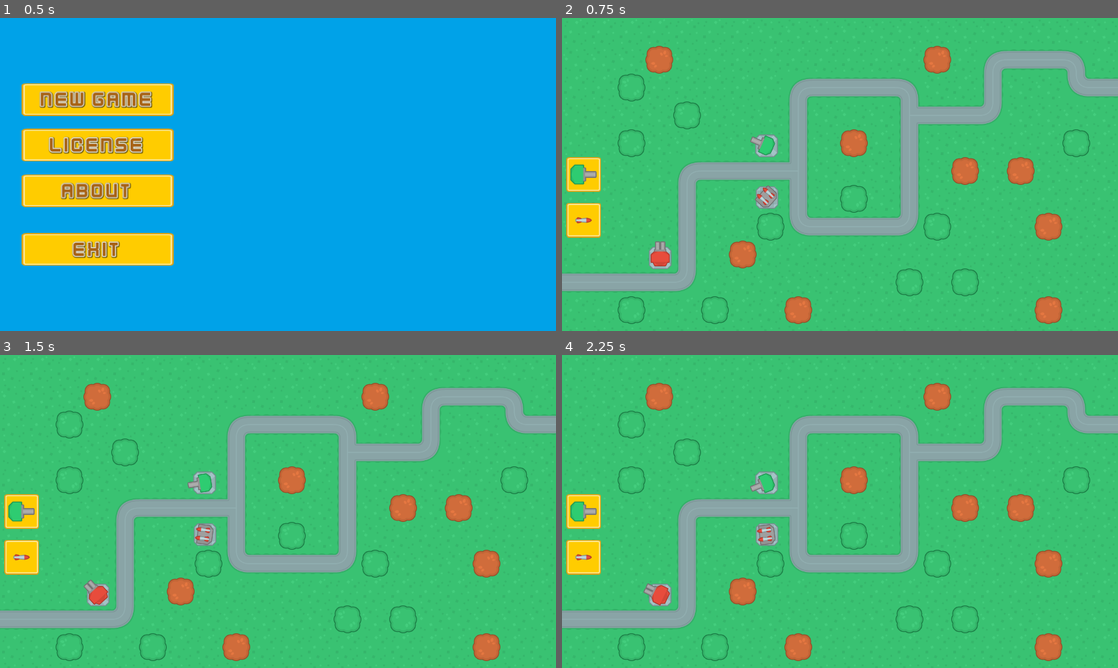
Above: before the commit, frames 1-4 (two rows, left to right).
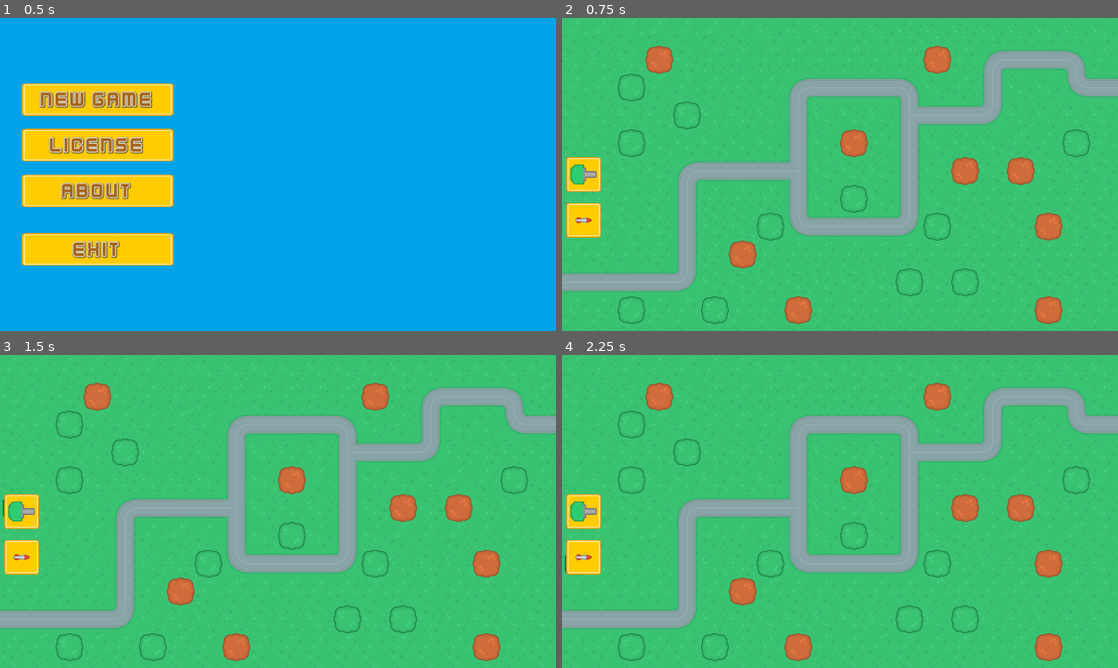
Above: after the commit, the same moments.

Repository: cainant/tower_defense
Game: Godot game, scene res://scene_handler.tscn
Same seed, same stepped clock (60 frames per second), same inputs: the game is played once before the commit and once after it.
Inputs (mouse positions are in pixels of both pictures, inside the frame that each line leads up to):
- Up to frame 1 (0.5 s): no input
- Up to frame 2 (0.75 s): click "New Game" at 0.5 s
- Up to frame 3 (1.5 s): click (22, 511) at 1.25 s
- Up to frame 4 (2.25 s): click (584, 558) at 2 s

Frame 1 is identical in both runs. In frame 2, 0.8% of the frame differs, in the area x 15-39%, y 37-81%; in frame 3, 0.8%, in the area x 0-39%, y 37-81%; in frame 4, 0.8%.

Commit message:
build_towers

Diff:
--- a/Scenes/Maps/map_1.tscn
+++ b/Scenes/Maps/map_1.tscn
@@ -1,13 +1,9 @@
-[gd_scene load_steps=16 format=4 uid="uid://cbtxfa2g25dov"]
+[gd_scene load_steps=13 format=4 uid="uid://cbtxfa2g25dov"]
 
 [ext_resource type="Texture2D" uid="uid://ccx5o4jcvio10" path="res://Assets/Environment/Tilesets/terrainTiles_default.png" id="1_b8ks5"]
 [ext_resource type="Texture2D" uid="uid://cqodk7sh74rfv" path="res://Assets/Environment/Props/treeBrown_large.png" id="2_1k38e"]
+[ext_resource type="Texture2D" uid="uid://bhgmfdqppfb0f" path="res://Assets/Environment/Props/Obstructed.png" id="2_ndrrk"]
 [ext_resource type="Texture2D" uid="uid://dds5gojts1oyh" path="res://Assets/Environment/Props/treeGreen_large.png" id="3_87fsc"]
-[ext_resource type="PackedScene" uid="uid://dmadnysbkspje" path="res://Scenes/Turrets/gun_tier_1.tscn" id="4_spner"]
-[ext_resource type="PackedScene" uid="uid://sawj7tnx4g6f" path="res://Scenes/Turrets/gun_tier_2.tscn" id="5_wqbbm"]
-[ext_resource type="PackedScene" uid="uid://bc7hv5pw8wj4i" path="res://Scenes/Turrets/missile_tier_1.tscn" id="6_2naxp"]
-[ext_resource type="Script" path="res://Scenes/Turrets/gun_tier_2.gd" id="6_36vji"]
-[ext_resource type="Script" path="res://Scenes/Turrets/missile_tier_1.gd" id="8_4gwrt"]
 
 [sub_resource type="TileMapPattern" id="TileMapPattern_p24ws"]
 tile_data = PackedInt32Array(0, 0, 0, 65536, 0, 1)
@@ -60,6 +56,11 @@
 tile_size = Vector2i(64, 64)
 sources/0 = SubResource("TileSetAtlasSource_vo3xn")
 pattern_0 = SubResource("TileMapPattern_p24ws")
+
+[sub_resource type="TileSetAtlasSource" id="TileSetAtlasSource_k8xk0"]
+texture = ExtResource("2_ndrrk")
+texture_region_size = Vector2i(64, 64)
+1:0/0 = 0
 
 [sub_resource type="TileSetAtlasSource" id="TileSetAtlasSource_n51np"]
 texture = ExtResource("1_b8ks5")
@@ -173,6 +174,7 @@
 sources/1 = SubResource("TileSetAtlasSource_n51np")
 sources/2 = SubResource("TileSetAtlasSource_tllhm")
 sources/3 = SubResource("TileSetAtlasSource_cbipu")
+sources/0 = SubResource("TileSetAtlasSource_k8xk0")
 
 [node name="Map1" type="Node2D"]
 
@@ -184,15 +186,4 @@
 tile_map_data = PackedByteArray("AAD+/wkAAQAFAAEAAAD//wkAAQACAAAAAAAAAAkAAQACAAAAAAABAAkAAQACAAAAAAACAAkAAQACAAAAAAADAA …(928 unchanged characters)…
 tile_set = SubResource("TileSet_rp5wy")
 
-[node name="Node" type="Node" parent="."]
-
-[node name="GunTier1" parent="Node" instance=ExtResource("4_spner")]
-position = Vector2(471, 294)
-
-[node name="GunTier2" parent="Node" instance=ExtResource("5_wqbbm")]
-position = Vector2(226, 552)
-script = ExtResource("6_36vji")
-
-[node name="MissileTier1" parent="Node" instance=ExtResource("6_2naxp")]
-position = Vector2(472, 413)
-script = ExtResource("8_4gwrt")
+[node name="Towers" type="Node" parent="."]
--- a/Scenes/Turrets/gun_tier_2.tscn
+++ b/Scenes/Turrets/gun_tier_2.tscn
@@ -1,9 +1,11 @@
-[gd_scene load_steps=3 format=3 uid="uid://sawj7tnx4g6f"]
+[gd_scene load_steps=4 format=3 uid="uid://sawj7tnx4g6f"]
 
 [ext_resource type="Texture2D" uid="uid://bo3ibwri4nfn7" path="res://Assets/Towers/towerDefense_tile181.png" id="1_8qknr"]
+[ext_resource type="Script" path="res://Scenes/Turrets/gun_tier_2.gd" id="1_rp2y3"]
 [ext_resource type="Texture2D" uid="uid://de3iibad0vvt3" path="res://Assets/Towers/towerDefense_tile250.png" id="2_yx2v6"]
 
 [node name="GunTier2" type="Node2D"]
+script = ExtResource("1_rp2y3")
 
 [node name="Base" type="Sprite2D" parent="."]
 texture = ExtResource("1_8qknr")
--- a/Scenes/Turrets/missile_tier_1.tscn
+++ b/Scenes/Turrets/missile_tier_1.tscn
@@ -1,10 +1,12 @@
-[gd_scene load_steps=4 format=3 uid="uid://bc7hv5pw8wj4i"]
+[gd_scene load_steps=5 format=3 uid="uid://bc7hv5pw8wj4i"]
 
 [ext_resource type="Texture2D" uid="uid://iqpngu4k0kgb" path="res://Assets/Towers/towerDefense_tile180.png" id="1_tihx1"]
+[ext_resource type="Script" path="res://Scenes/Turrets/missile_tier_1.gd" id="1_y8k18"]
 [ext_resource type="Texture2D" uid="uid://cdx2e3ihni5lj" path="res://Assets/Towers/towerDefense_tile228.png" id="2_2hgcw"]
 [ext_resource type="Texture2D" uid="uid://dj8pilwv1urma" path="res://Assets/Towers/towerDefense_tile251.png" id="3_rrmtv"]
 
 [node name="MissileTier1" type="Node2D"]
+script = ExtResource("1_y8k18")
 
 [node name="Base" type="Sprite2D" parent="."]
 texture = ExtResource("1_tihx1")
--- /dev/null
+++ b/Scenes/UI/ui.gd
@@ -0,0 +1,21 @@
+extends CanvasLayer
+
+var red_color = Color(0.863, 0, 0.031, 0.75)
+var green_color = Color(0, 0.615, 0.268, 0.75)
+
+func set_tower_preview(build_type: String, mouse_position: Vector2):
+	var drag_tower = load('res://Scenes/Turrets/' + build_type + '.tscn').instantiate()
+	drag_tower.set_name('DragTower')
+
+	var control = Control.new()
+	control.modulate = green_color
+	control.add_child(drag_tower, true)
+	control.global_position = mouse_position
+	control.set_name('TowerPreview')
+	add_child(control, true)
+	move_child(control, 0)
+
+func update_tower_preview(tile_pos: Vector2, build_valid: bool):
+	var tower_preview = get_node('TowerPreview')
+	tower_preview.global_position = tile_pos
+	tower_preview.modulate = green_color if build_valid else red_color
--- /dev/null
+++ b/Scenes/game_scene.gd
@@ -0,0 +1,58 @@
+extends Node2D
+
+var map_node
+
+var build_mode = false
+var build_valid = false
+var build_location
+var build_type
+var build_tile
+
+func _ready():
+	map_node = get_node('Map1')
+
+	for i in get_tree().get_nodes_in_group('build_buttons'):
+		i.button_down.connect(initiate_build_mode.bind(i.get_name()))
+
+func _process(delta: float) -> void:
+	if build_mode:
+		update_tower_preview()
+
+func _unhandled_input(event: InputEvent) -> void:
+	if event.is_action_released("ui_accept") and build_mode:
+		verify_and_build()
+		cancel_build_mode()
+	if event.is_action_released("ui_cancel") and build_mode == true:
+		cancel_build_mode()
+
+func initiate_build_mode(tower_type: String):
+	build_mode = true
+	build_type = "%s_tier_1" % [tower_type.to_lower()]
+	get_node('UI').set_tower_preview(build_type, get_global_mouse_position())
+
+func update_tower_preview():
+	var mouse_pos = get_global_mouse_position()
+	var current_tile = map_node.get_node('TowerExclusion').local_to_map(mouse_pos)
+	var tile_pos = map_node.get_node('TowerExclusion').map_to_local(current_tile)
+
+	if map_node.get_node('TowerExclusion').get_cell_source_id(current_tile) == -1:
+		build_valid = true
+		build_location = tile_pos
+		build_tile = current_tile
+		get_node('UI').update_tower_preview(tile_pos, build_valid)
+	else:
+		build_valid = false
+		get_node('UI').update_tower_preview(tile_pos, build_valid)
+
+func verify_and_build():
+	if build_valid:
+		var new_tower = load('res://Scenes/Turrets/' + build_type + '.tscn').instantiate()
+		new_tower.position = build_location
+		map_node.get_node('Towers').add_child(new_tower, true)
+		map_node.get_node('TowerExclusion').set_cell(build_tile, 0, Vector2i(0, 1))
+		# set_cell(coords: Vector2i, source_id: int = -1, atlas_coords: Vector2i = Vector2i(-1, -1), alternative_tile: int = 0)
+
+func cancel_build_mode():
+	build_mode = false
+	build_valid = false
+	get_node('UI/TowerPreview').queue_free()
--- a/Scenes/game_scene.tscn
+++ b/Scenes/game_scene.tscn
@@ -1,15 +1,19 @@
-[gd_scene load_steps=5 format=3 uid="uid://cwt623k5vellj"]
+[gd_scene load_steps=7 format=3 uid="uid://cwt623k5vellj"]
 
+[ext_resource type="Script" path="res://Scenes/game_scene.gd" id="1_prmo1"]
 [ext_resource type="PackedScene" uid="uid://cbtxfa2g25dov" path="res://Scenes/Maps/map_1.tscn" id="1_r3bbh"]
 [ext_resource type="Texture2D" uid="uid://bj2yk2rf23qjy" path="res://Assets/UI/Buttons/button_square_flat.png" id="2_bwonx"]
 [ext_resource type="Texture2D" uid="uid://cljsi35cto863" path="res://Assets/Towers/towerDefense_tile249.png" id="3_bx0ld"]
+[ext_resource type="Script" path="res://Scenes/UI/ui.gd" id="3_xtrlb"]
 [ext_resource type="Texture2D" uid="uid://dj8pilwv1urma" path="res://Assets/Towers/towerDefense_tile251.png" id="4_lsqyl"]
 
-[node name="GameScene" type="Node"]
+[node name="GameScene" type="Node2D"]
+script = ExtResource("1_prmo1")
 
 [node name="Map1" parent="." instance=ExtResource("1_r3bbh")]
 
 [node name="UI" type="CanvasLayer" parent="."]
+script = ExtResource("3_xtrlb")
 
 [node name="HUD" type="Control" parent="UI"]
 layout_mode = 3
@@ -18,6 +22,7 @@
 anchor_bottom = 1.0
 grow_horizontal = 2
 grow_vertical = 2
+mouse_filter = 1
 
 [node name="BuildBar" type="VBoxContainer" parent="UI/HUD"]
 custom_minimum_size = Vector2(100, 400)
@@ -30,7 +35,7 @@
 grow_vertical = 0
 theme_override_constants/separation = 25
 
-[node name="Gun" type="TextureButton" parent="UI/HUD/BuildBar"]
+[node name="Gun" type="TextureButton" parent="UI/HUD/BuildBar" groups=["build_buttons"]]
 custom_minimum_size = Vector2(80, 80)
 layout_mode = 2
 size_flags_horizontal = 4
@@ -50,7 +55,7 @@
 grow_vertical = 2
 texture = ExtResource("3_bx0ld")
 
-[node name="Missile" type="TextureButton" parent="UI/HUD/BuildBar"]
+[node name="Missile" type="TextureButton" parent="UI/HUD/BuildBar" groups=["build_buttons"]]
 custom_minimum_size = Vector2(80, 80)
 layout_mode = 2
 size_flags_horizontal = 4
--- a/project.godot
+++ b/project.godot
@@ -22,3 +22,20 @@
 window/size/resizable=false
 window/stretch/mode="canvas_items"
 mouse_cursor/custom_image="res://Assets/UI/cursor_g.png"
+
+[input]
+
+ui_accept={
+"deadzone": 0.5,
+"events": [Object(InputEventKey,"resource_local_to_scene":false,"resource_name":"","device":0,"window_id":0,"alt_pressed":false,"shift_pressed":false,"ctrl_pressed":false,"meta_pressed":false,"pressed":false,"keycode":4194309,"physical_keycode":0,"key_label":0,"unicode":0,"location":0,"echo":false,"script":null)
+, Object(InputEventKey,"resource_local_to_scene":false,"resource_name":"","device":0,"window_id":0,"alt_pressed":false,"shift_pressed":false,"ctrl_pressed":false,"meta_pressed":false,"pressed":false,"keycode":4194310,"physical_keycode":0,"key_label":0,"unicode":0,"location":0,"echo":false,"script":null)
+, Object(InputEventKey,"resource_local_to_scene":false,"resource_name":"","device":0,"window_id":0,"alt_pressed":false,"shift_pressed":false,"ctrl_pressed":false,"meta_pressed":false,"pressed":false,"keycode":32,"physical_keycode":0,"key_label":0,"unicode":32,"location":0,"echo":false,"script":null)
+, Object(InputEventMouseButton,"resource_local_to_scene":false,"resource_name":"","device":-1,"window_id":0,"alt_pressed":false,"shift_pressed":false,"ctrl_pressed":false,"meta_pressed":false,"button_mask":0,"position":Vector2(0, 0),"global_position":Vector2(0, 0),"factor":1.0,"button_index":1,"canceled":false,"pressed":false,"double_click":false,"script":null)
+]
+}
+ui_cancel={
+"deadzone": 0.5,
+"events": [Object(InputEventKey,"resource_local_to_scene":false,"resource_name":"","device":0,"window_id":0,"alt_pressed":false,"shift_pressed":false,"ctrl_pressed":false,"meta_pressed":false,"pressed":false,"keycode":4194305,"physical_keycode":0,"key_label":0,"unicode":0,"location":0,"echo":false,"script":null)
+, Object(InputEventMouseButton,"resource_local_to_scene":false,"resource_name":"","device":-1,"window_id":0,"alt_pressed":false,"shift_pressed":false,"ctrl_pressed":false,"meta_pressed":false,"button_mask":0,"position":Vector2(0, 0),"global_position":Vector2(0, 0),"factor":1.0,"button_index":2,"canceled":false,"pressed":false,"double_click":false,"script":null)
+]
+}
Binary file added: Assets/Environment/Props/Obstructed.png
Not shown, added: Assets/Environment/Props/Obstructed.png.import
